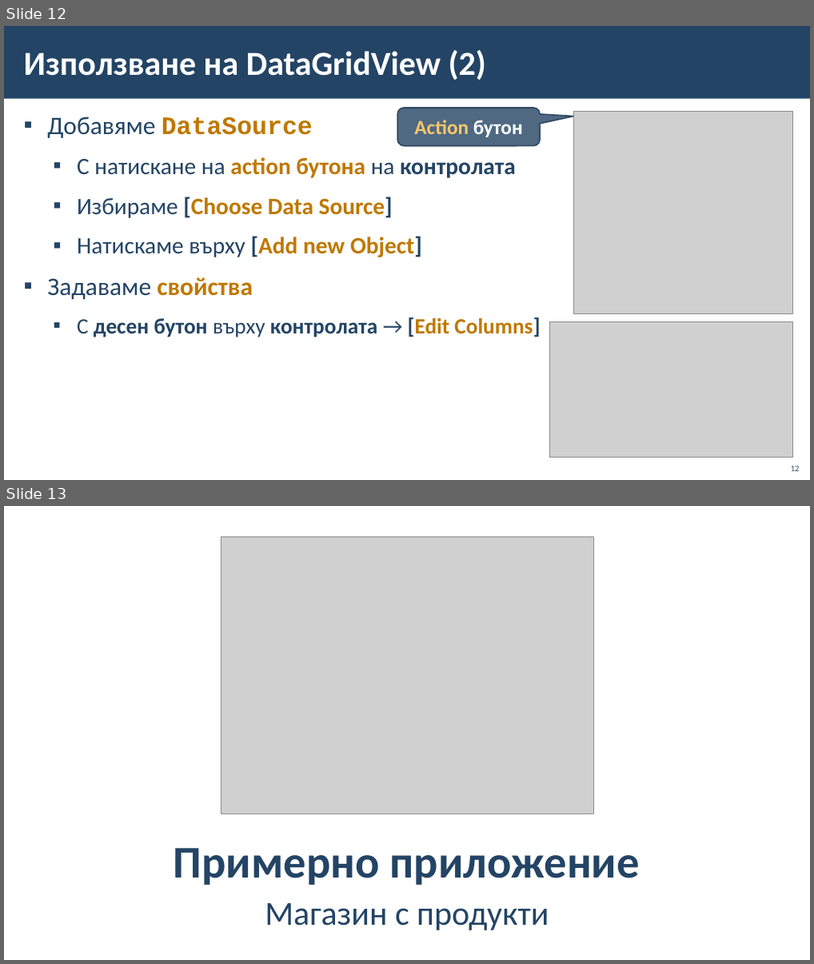
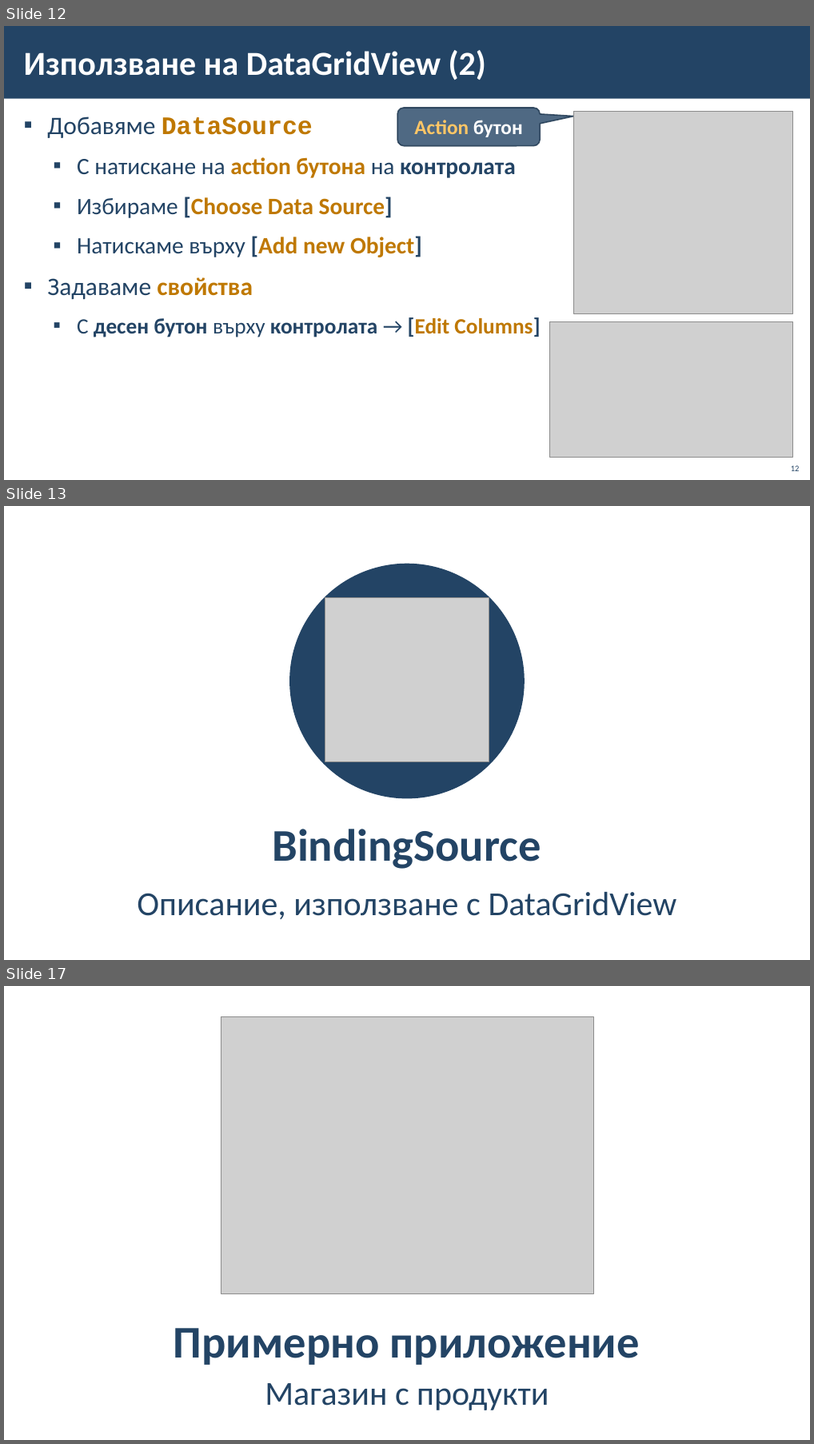
Before and after one commit to BG-IT-Edu/School-Programming, a slide deck: Courses/Software-Sciences/Module-4-Information-Systems-New/05-Connecting-Windows-Forms-with-database/05-Connecting-Windows-Forms-with-database.pptx. Shown one above the other, each under a label of ours: slides 12 and 13 before the commit, slides 12, 13 and 17 after it; the slides between them are not shown. The pictures are 814x964 and 814x1444 pixels, drawn with LibreOffice and Linux fonts; fonts in the diff are those of the drawing; grey boxes stand for pictures; background and template pictures are left out. Boxes give left, top, right and bottom in pixels: in the first picture for what was removed or moved away, otherwise in the second. Text is boxed around its words. In the diff, an @@ line names an element or a change of style, - is before the commit and + after.

```diff
--- a/Courses/Software-Sciences/Module-4-Information-Systems-New/05-Connecting-Windows-Forms-with-database/05-Connecting-Windows-Forms-with-database.pptx
+++ b/Courses/Software-Sciences/Module-4-Information-Systems-New/05-Connecting-Windows-Forms-with-database/05-Connecting-Windows-Forms-with-database.pptx
@@ slide 13 added at (4,506,810,960), background #FFFFFF @@
@@ ellipse added at (290,564,525,799), fill #234465 @@
@@ picture added at (326,597,489,761) @@
@@ title added at (272,828,541,868), 54 pt, text #234465, bold @@
+BindingSource
@@ subtitle added at (137,892,678,919), 40 pt, text #234465 @@
+Описание, използване с DataGridView
@@ what was slide 13 is now slide 17 @@
```
Also in this commit, not shown: 2 slides changed, 3 other slides added.
